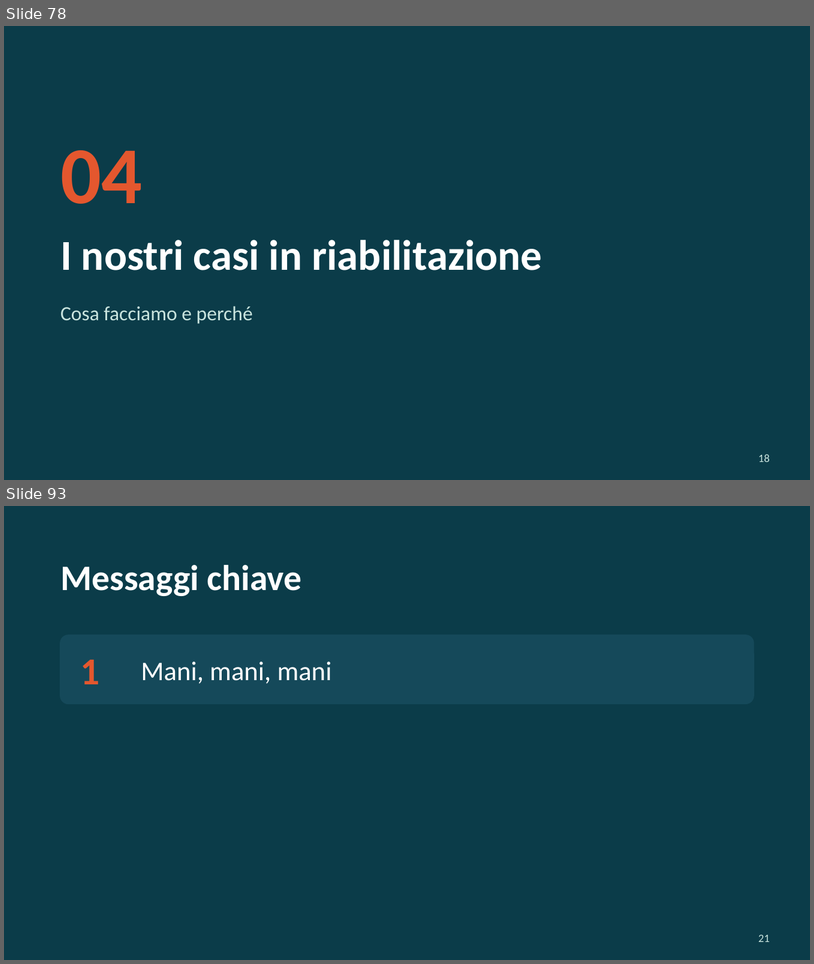
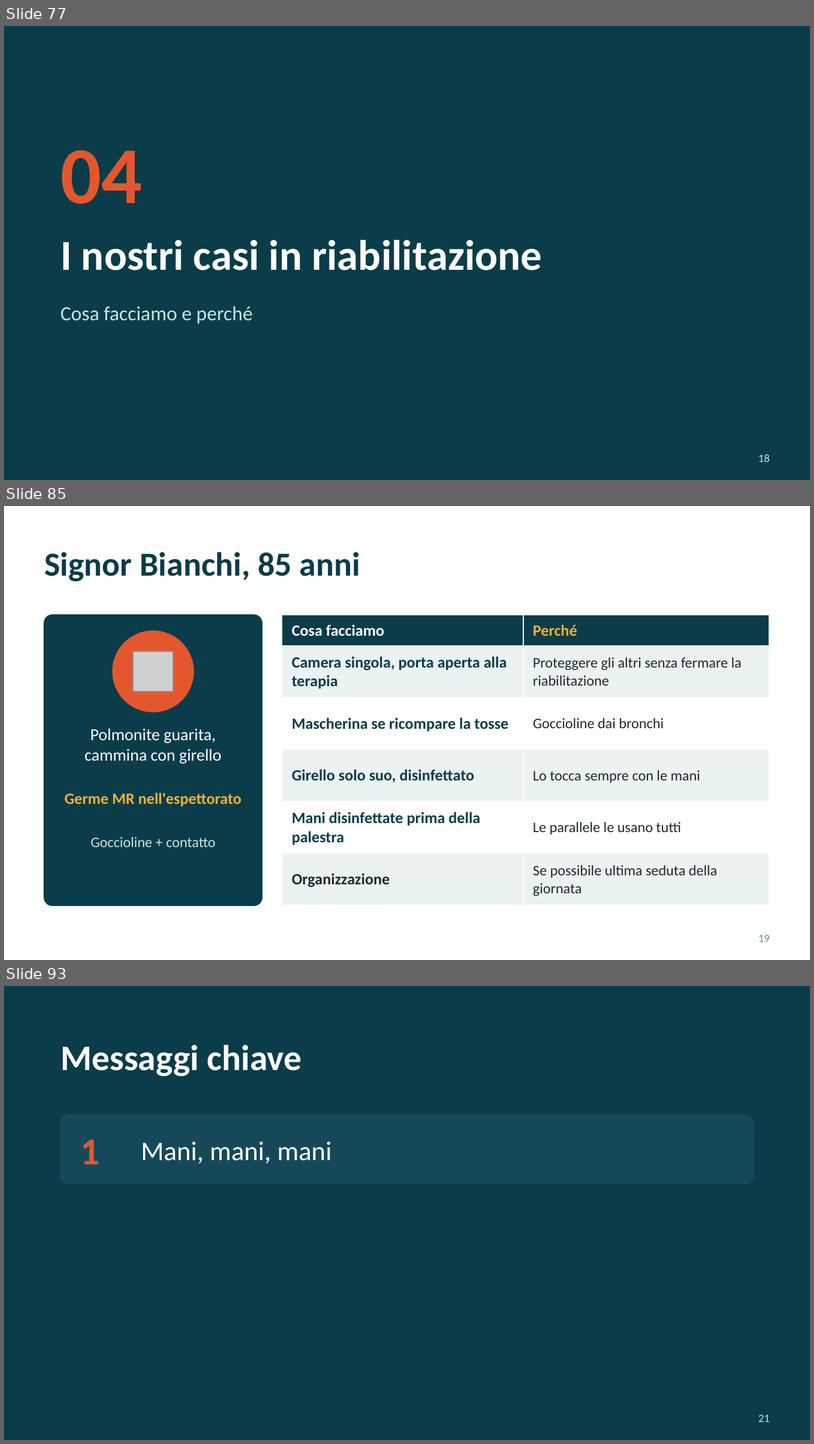
Before and after one commit to theRealCB/04_SSPSS, a slide deck: Situazioni di cura/Multiresistenze/Multiresistenze_Gruppo2_v6.pptx. Shown one above the other, each under a label of ours: slides 78 and 93 before the commit, slides 77, 85 and 93 after it; the slides between them are not shown. The pictures are 814x964 and 814x1444 pixels, drawn with LibreOffice and Linux fonts; fonts in the diff are those of the drawing; grey boxes stand for pictures. Boxes give left, top, right and bottom in pixels: in the first picture for what was removed or moved away, otherwise in the second. Text is boxed around its words. In the diff, an @@ line names an element or a change of style, - is before the commit and + after.

```diff
--- a/Situazioni di cura/Multiresistenze/Multiresistenze_Gruppo2_v6.pptx
+++ b/Situazioni di cura/Multiresistenze/Multiresistenze_Gruppo2_v6.pptx
@@ slide 85 added at [4,506,810,960], background #FFFFFF @@
@@ title added at [44,552,360,582], 30 pt, text #0B3C49, bold @@
+Signor Bianchi, 85 anni
@@ rounded rectangle added at [44,615,262,905], fill #0B3C49, outline #0B3C49 1 pt @@
@@ ellipse added at [113,631,194,712], fill #E4572E, outline #E4572E 1 pt @@
@@ table added at [282,615,769,905], 6 rows, 2 columns @@
+Cosa facciamo | Perché
+Camera singola, porta aperta alla terapia | Proteggere gli altri senza fermare la riabilitazione
+Mascherina se ricompare la tosse | Goccioline dai bronchi
+Girello solo suo, disinfettato | Lo tocca sempre con le mani
+Mani disinfettate prima della palestra | Le parallele le usano tutti
+Organizzazione | Se possibile ultima seduta della giornata
@@ picture added at [133,651,173,691] @@
@@ text added at [84,728,221,763], 15 pt, text #FFFFFF @@
+Polmonite guarita, cammina con girello
@@ text added at [65,792,242,806], 14 pt, text #F2B134, bold @@
+Germe MR nell'espettorato
@@ text added at [91,837,215,847], 13 pt, text #C9E4DE @@
+Goccioline + contatto
@@ text added at [759,934,770,942], 10 pt, text #6C8A91 @@
+19
@@ what was slide 78 is now slide 77 @@
```
Also in this commit, not shown: 80 slides changed, 1 slide removed, 3 other files.
